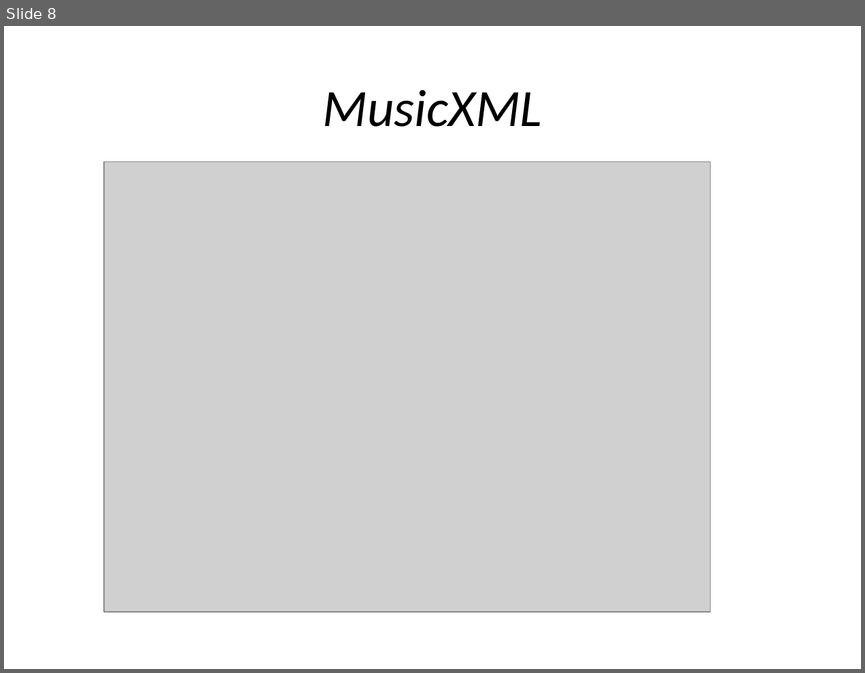
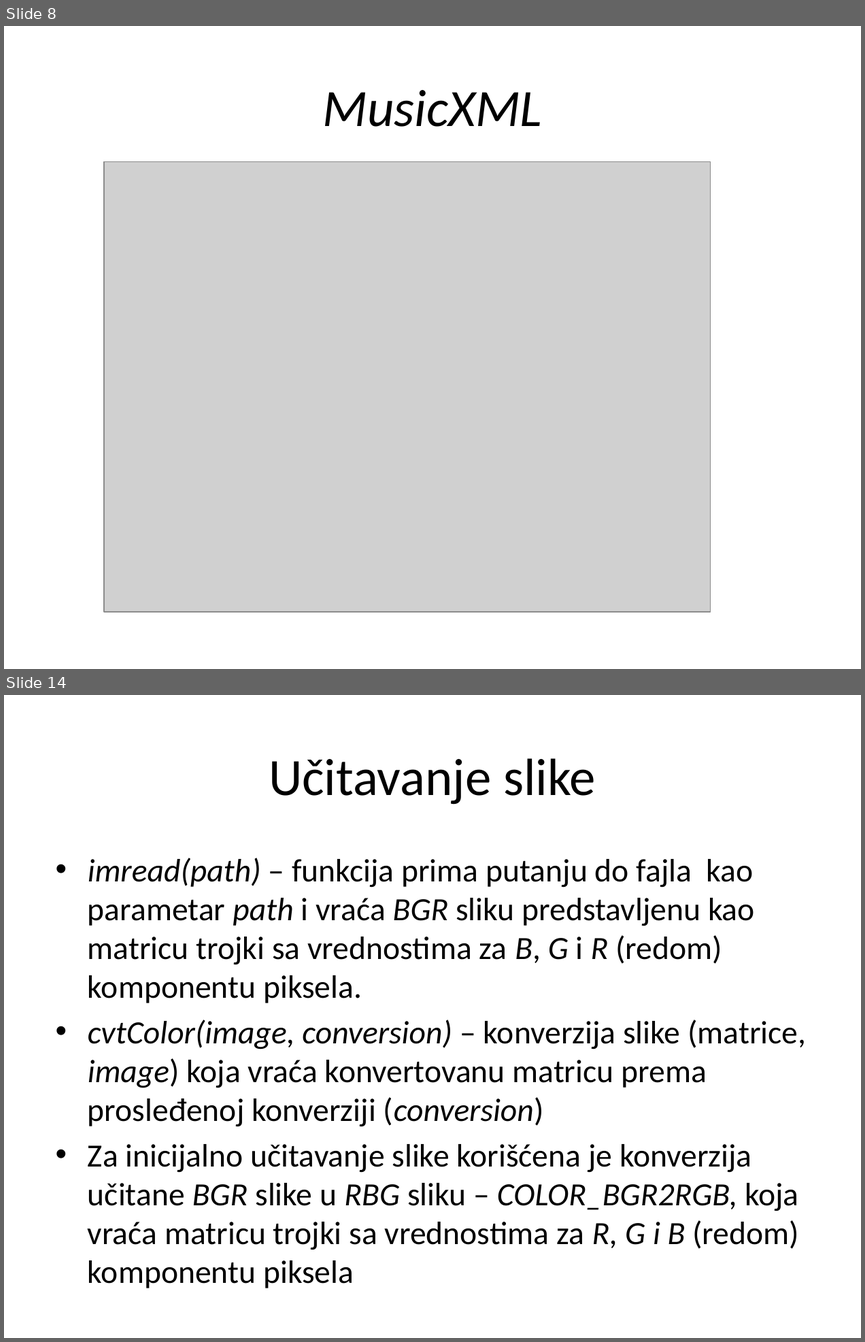
Before and after one commit to MilanRadeta/MusicReader, a slide deck: SoftProjekat.pptx. Shown one above the other, each under a label of ours: slide 8 before the commit, slides 8 and 14 after it; the slides between them are not shown. The pictures are 865x673 and 865x1342 pixels, drawn with LibreOffice and Linux fonts; fonts in the diff are those of the drawing; grey boxes stand for pictures. Boxes give left, top, right and bottom in pixels: in the first picture for what was removed or moved away, otherwise in the second. Text is boxed around its words. In the diff, an @@ line names an element or a change of style, - is before the commit and + after.

Commit message:
Presentation Testing Minor fixes Templates Test Images

```diff
--- a/SoftProjekat.pptx
+++ b/SoftProjekat.pptx
@@ slide 14 added at bbox=[4, 695, 861, 1338], background #FFFFFF @@
@@ title added at bbox=[269, 758, 596, 804], 44 pt, text #000000 @@
+Učitavanje slike
@@ text added at bbox=[88, 858, 806, 1249], 27.2 pt, text #000000 @@
+• imread(path) – funkcija prima putanju do fajla kao parametar path i vraća BGR sliku predstavljenu kao matricu trojki sa vrednostima za B, G i R (redom) komponentu piksela.
+• cvtColor(image, conversion) – konverzija slike (matrice, image) koja vraća konvertovanu matricu prema prosleđenoj konverziji (conversion)
+• Za inicijalno učitavanje slike korišćena je konverzija učitane BGR slike u RBG sliku – COLOR_BGR2RGB, koja vraća matricu trojki sa vrednostima za R, G i B (redom) komponentu piksela
```
Also in this commit, not shown: 6 slides changed, 94 other slides added, 6 slides removed, 22 other files.
